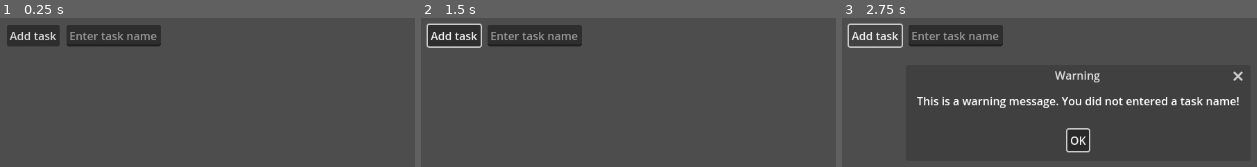
Above: before the commit, frames 1-3 (left to right).
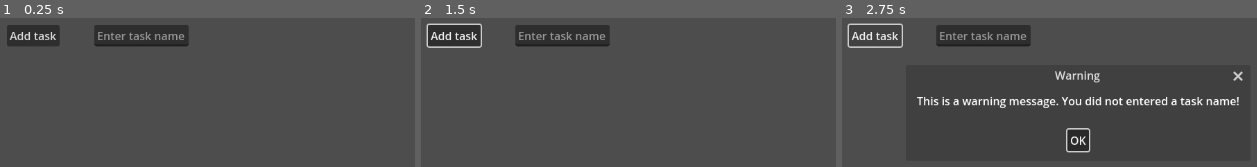
Above: after the commit, the same moments.

Repository: RWHurra/Simple-Task-Manager
Game: Godot game, scene res://simple_task_manager.tscn
The game is run twice, just before and just after one commit, with the same random seed, the same clock (stepped at 60 frames per second) and the same inputs.
Inputs:
- Up to frame 1 (0.25 s): no input
- Up to frame 2 (1.5 s): click "Add task" at 0.5 s; click "OK" at 1.25 s
- Up to frame 3 (2.75 s): click "Add task" at 2 s

The runs differ from the first frame. In frame 1, 2.1% of the frame differs, in the area x 16-46%, y 4-19%; in frame 2, 2.1%; in frame 3, 2.1%.

Commit message:
Refactoring and task button colors
Removed not used variables and functions, created new functions to make functions more distinct and obvious, merged two signals in 'task.gd' to one, updated logic to change task button color.

Diff:
--- a/Add task.gd
+++ b/Add task.gd
@@ -12,19 +12,21 @@
 	# Set the placeholder text of the LineEdit
 	line_edit.placeholder_text = "Enter task name"
 	line_edit.expand_to_text_length = true
-	line_edit.position = Vector2(width + 50, 0)
+	line_edit.position = Vector2(width + width_offset, 0)
 
 func _process(_delta):
 	width = size.x
-	line_edit.position = Vector2(width + 10, 0)
+	line_edit.position = Vector2(width + width_offset, 0)
 
 func _button_pressed():
 	# GUARD CLAUSE: if new task has no name
 	if line_edit.text == null || line_edit.text == "":
-		print("Task must have a name")
 		_create_acceptdialog_missing_name()
 		return
 
+	_create_task()
+
+func _create_task():
 	var new_task = task_manager.create_task(line_edit.text)
 	task_manager.create_task_button(line_edit.text, new_task)
 	line_edit.clear()
--- a/DeleteTaskButton.gd
+++ b/DeleteTaskButton.gd
@@ -6,12 +6,6 @@
 # Called when the node enters the scene tree for the first time.
 func _ready():
 	pressed.connect(self._show_delete_dialog)
-	pass # Replace with function body.
-
-
-# Called every frame. 'delta' is the elapsed time since the previous frame.
-func _process(delta):
-	pass
 
 func _show_delete_dialog():
 	var delete_dialog : ConfirmationDialog = ConfirmationDialog.new()
--- a/simple_task_manager.gd
+++ b/simple_task_manager.gd
@@ -7,13 +7,6 @@
 @onready var task_button_dictionary : Dictionary
 @onready var task_button_array : Array
 @onready var task_counter : int = 1
-
-func _ready():
-	pass # Replace with function body.
-
-
-func _process(_delta):
-	pass
 
 func create_task(task_name : String):
 	var new_task = task.instantiate()
--- a/task.gd
+++ b/task.gd
@@ -1,6 +1,6 @@
 extends ConfirmationDialog
 
-signal new_task_name(new_task_name)
+signal updated_task(new_task_name, new_task_due_date, new_task_done_status)
 signal due_date(due_date)
 
 @onready var task_container : VBoxContainer = $VBoxContainer
@@ -42,9 +42,7 @@
 	task_name.text = updated_task_name
 
 func _ok_button_pressed():
-	emit_signal("new_task_name", task_name.text)
-	emit_signal("due_date", task_due_date.text)
-	print("ok")
+	emit_signal("updated_task", task_name.text, task_due_date.text, isDone)
 
 func _cancel_button_pressed():
 	print("cancel")
--- a/task_button.gd
+++ b/task_button.gd
@@ -6,30 +6,51 @@
 @onready var tasks : Array
 @onready var buttons : Array
 @onready var related_task
-var task : ConfirmationDialog
+@onready var new_stylebox_normal = get_theme_stylebox("normal").duplicate()
+@onready var new_stylebox_hover = get_theme_stylebox("hover").duplicate()
 
 func _ready():
 	pressed.connect(self._on_pressed)
-	get_related_task().new_task_name.connect(_update_button_text)
-	get_related_task().due_date.connect(_update_button_color)
+	get_related_task().updated_task.connect(_update_task_data)
 
 func _on_pressed():
 	show_task()
 
+func _update_task_data(new_task_name, new_task_due_date, new_task_done_status):
+	_update_button_text(new_task_name)
+	_update_button_color(new_task_due_date, new_task_done_status)
+
 func _update_button_text(new_button_text : String):
+	if new_button_text == text:
+		return
 	text = new_button_text
 
-func _update_button_color(due_date):
+func _update_button_color(due_date, is_done):
+	if is_done == true:
+		_update_button_color_done()
+		return
+	if is_done == false:
+		print("is done false!")
+		_update_button_color_normal()
 	if due_date == str(Time.get_date_string_from_system()):
 		print(due_date)
+		_update_button_color_today()
 
-		var new_stylebox_normal = get_theme_stylebox("normal").duplicate()
-		new_stylebox_normal.bg_color = Color.DARK_ORANGE
-		add_theme_stylebox_override("normal", new_stylebox_normal)
+func _update_button_color_done():
+	new_stylebox_normal.set_bg_color(Color.FOREST_GREEN)
+	new_stylebox_hover.set_bg_color(Color.LIME_GREEN)
+	add_theme_stylebox_override("normal", new_stylebox_normal)
+	add_theme_stylebox_override("hover", new_stylebox_hover)
 
-		var new_stylebox_hover = get_theme_stylebox("hover").duplicate()
-		new_stylebox_hover.bg_color = Color.ORANGE
-		add_theme_stylebox_override("hover", new_stylebox_hover)
+func _update_button_color_normal():
+	remove_theme_stylebox_override("new_stylebox_normal")
+	remove_theme_stylebox_override("new_stylebox_hover")
+
+func _update_button_color_today():
+	new_stylebox_normal.set_bg_color(Color.DARK_ORANGE)
+	new_stylebox_hover.set_bg_color(Color.ORANGE)
+	add_theme_stylebox_override("normal", new_stylebox_normal)
+	add_theme_stylebox_override("hover", new_stylebox_hover)
 
 func show_task():
 	get_related_task().show()
